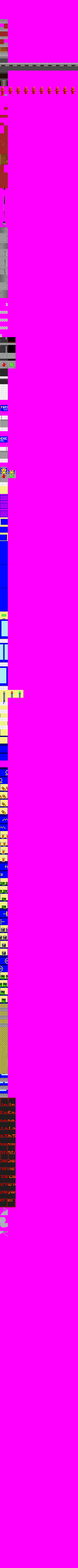
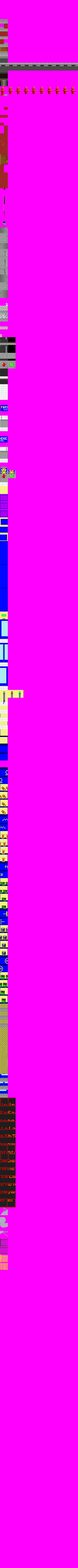
Before/after of a w=78, h=1568 layered artwork. What changed in the layer stack:
added group "zäune" with 4 layers above "numbers" over 0, 1238, 8, 1270
added layer "metallzaun1" in group "zäune" over 0, 1238, 8, 1247
added layer "metallzaun2" in group "zäune" over 0, 1247, 8, 1254
added layer "holzzaun1" in group "zäune" over 0, 1254, 8, 1263
added layer "holzzaun2" in group "zäune" over 0, 1262, 8, 1270
renamed "Eingefügte Ebene #55" to "Eingefügte Ebene #91", moved it above "Eingefügte Ebene #56", painted on it over 0, 305, 8, 314
moved "Eingefügte Ebene #56" above "Eingefügte Ebene #57", painted on it over 0, 313, 8, 322
